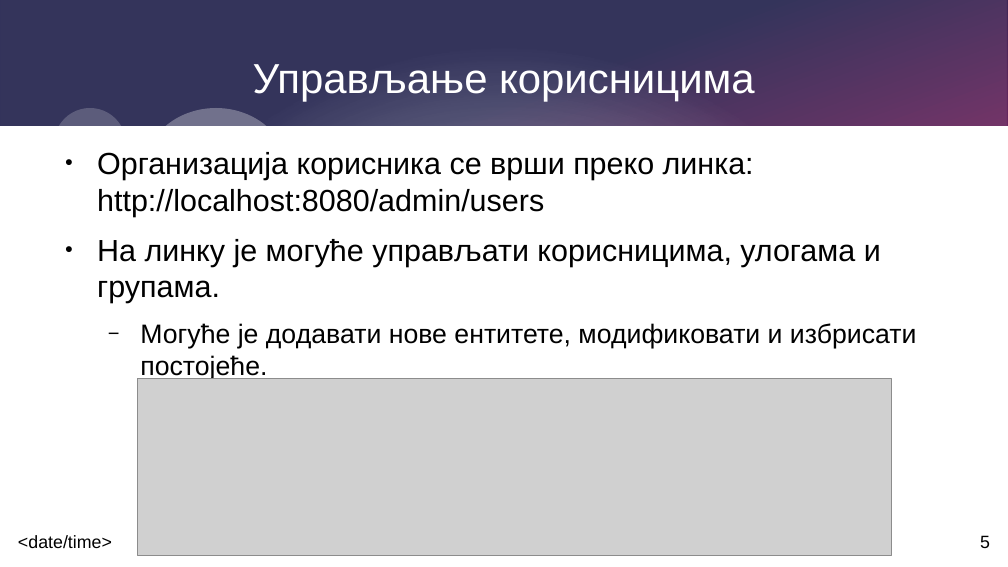
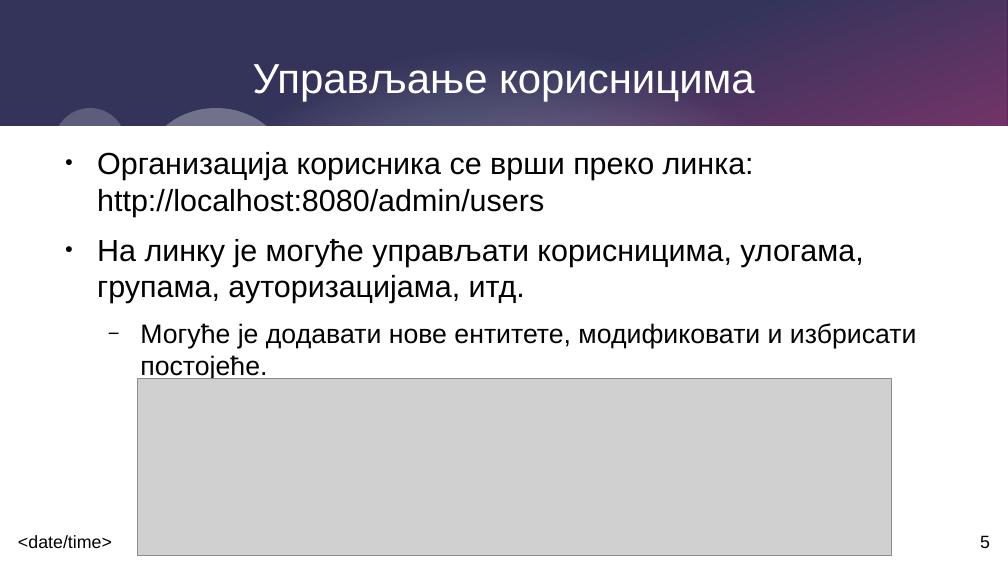
Before and after one commit to balsa-sarenac/upp, a slide deck: slide 5 of 2026-2027/vjezbe/class4/vezbe4.odp. Drawn at 1008x567 pixels with LibreOffice and Linux fonts; fonts in the diff are those of the drawing; grey boxes stand for pictures. Boxes give left, top, right and bottom in pixels: in the first picture for what was removed or moved away, otherwise in the second. Text is boxed around its words. In the diff, an @@ line names an element or a change of style, - is before the commit and + after.

```diff
--- a/2026-2027/vjezbe/class4/vezbe4.odp
+++ b/2026-2027/vjezbe/class4/vezbe4.odp
@@ text at box(97, 239, 863, 303): text changed @@
-● На линку је могуће управљати корисницима, улогама и групама.
+● На линку је могуће управљати корисницима, улогама, групама, ауторизацијама, итд.
```
Also in this commit, not shown: 4 slides added, 1 slide removed, 1 other file.
